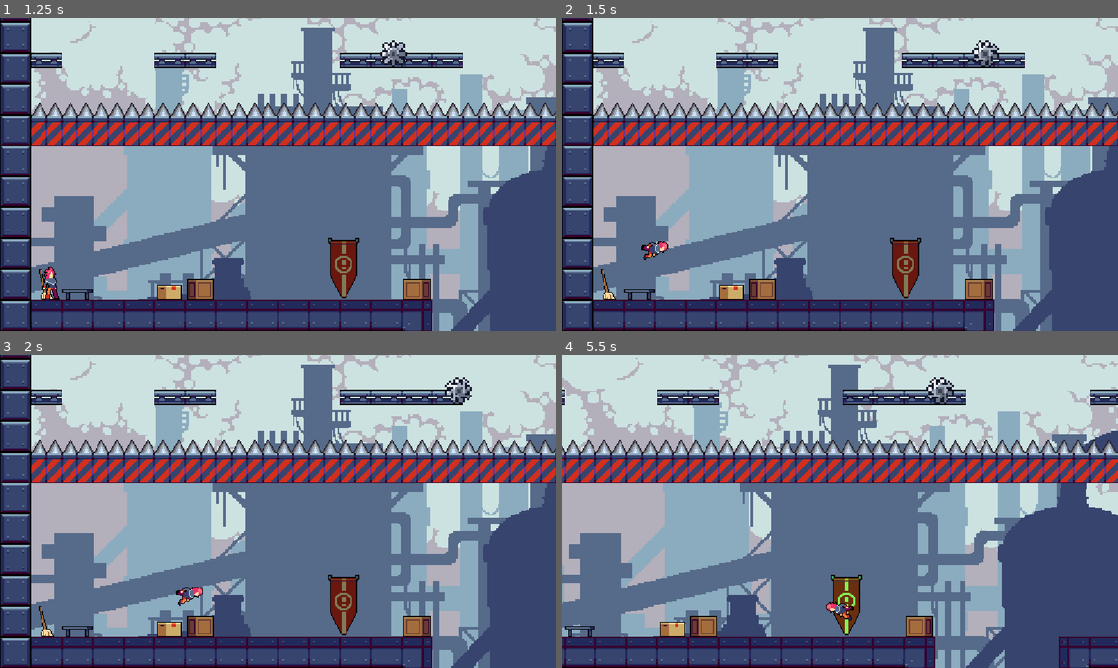
Above: before the commit, frames 1-4 (two rows, left to right).
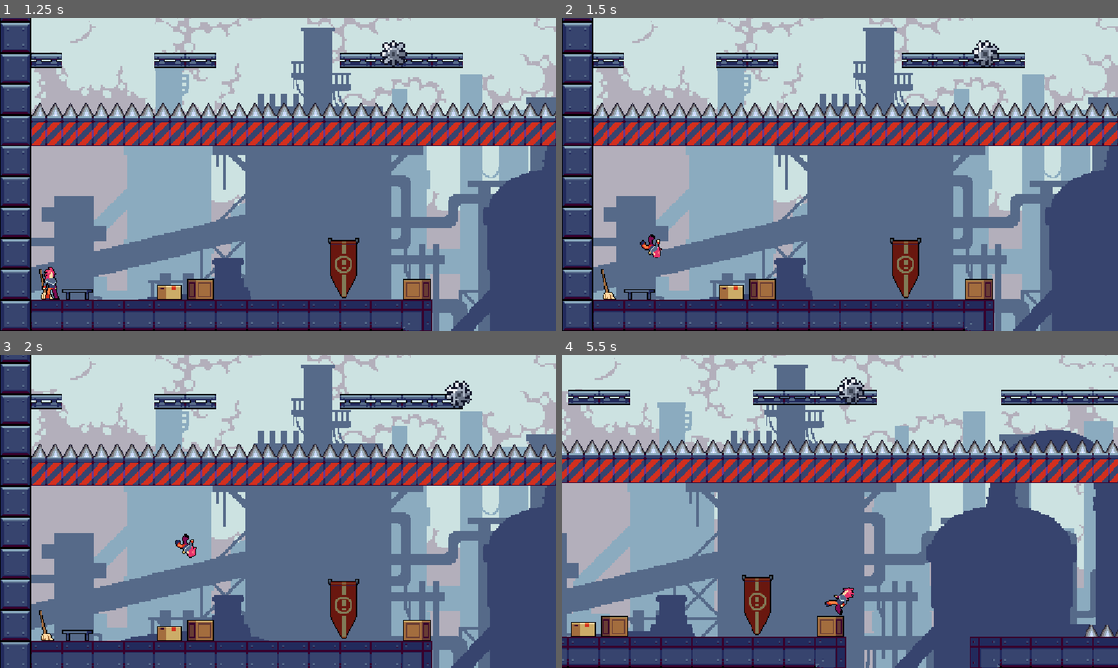
Above: after the commit, the same moments.

Repository: Carlos-Robrt-S/Plataformer-2D-GameDev
Game: Godot game, scene res://Scenes/Paneis/menu.tscn
Two runs of this game, one before a commit and one after it. Both use one fixed random seed, a clock stepped at 60 frames per second and the inputs below.
Inputs:
- Up to frame 1 (1.25 s): click "Iniciar" at 0.5 s
- Up to frame 2 (1.5 s): hold D (direita) from 1.28 s (still down); tap W (pular) at 1.35 s
- Up to frame 3 (2 s): keep holding D (direita); tap W (pular) at 1.52, 1.82 s
- Up to frame 4 (5.5 s): tap W (pular) at 2.1, 2.27, 2.57, 2.85, 3.6, 3.77, 4.07, 4.35, 4.52, 4.82, 5.1, 5.27 s; release D (direita) at 2.78 s; hold A (esquerda) 2.78-3.53 s; hold D (direita) 3.53-5.03 s; hold A (esquerda) from 5.03 s (still down)

Frame 1 is identical in both runs. In frame 2, 0.2% of the frame differs, in the area x 14-20%, y 69-78%; in frame 3, 18%; in frame 4, 51%, in the area x 0-100%, y 0-100%.

Commit message:
adiciona pulo duplo

Diff:
--- a/plataform/Scenes/jogador.tscn
+++ b/plataform/Scenes/jogador.tscn
@@ -5,6 +5,8 @@
 [ext_resource type="Texture2D" uid="uid://cymuo62bcvhp6" path="res://Assets/characters/2 Punk/Punk_idle.png" id="3_em14g"]
 [ext_resource type="Texture2D" uid="uid://cwvxo48wekrfy" path="res://Assets/characters/2 Punk/Punk_doublejump.png" id="4_wynnb"]
 [ext_resource type="Texture2D" uid="uid://bhr1m6o73at0u" path="res://Assets/characters/2 Punk/Punk_wall_jump.png" id="5_1romf"]
+[ext_resource type="AudioStream" uid="uid://0bamrvwhglul" path="res://Assets/audio/sfx/jump.wav" id="6_y6kko"]
+[ext_resource type="AudioStream" uid="uid://bvtv554pirvyw" path="res://Assets/audio/sfx/dashwoosh.wav" id="7_xse76"]
 
 [sub_resource type="RectangleShape2D" id="RectangleShape2D_ktxv1"]
 size = Vector2(19, 33)
@@ -179,3 +181,11 @@
 [node name="RayEsquerda" type="RayCast2D" parent="." unique_id=1967131179]
 position = Vector2(0, 2)
 target_position = Vector2(-13, 0)
+
+[node name="SomPulo" type="AudioStreamPlayer" parent="." unique_id=1585261763]
+stream = ExtResource("6_y6kko")
+bus = &"SFX"
+
+[node name="SomPuloDuplo" type="AudioStreamPlayer" parent="." unique_id=259766143]
+stream = ExtResource("7_xse76")
+bus = &"SFX"
--- a/plataform/Scripts/jogador.gd
+++ b/plataform/Scripts/jogador.gd
@@ -6,10 +6,25 @@
 @onready var rayD: RayCast2D = $RayDireita
 @onready var rayE: RayCast2D = $RayEsquerda
 
+@onready var som_pulo: AudioStreamPlayer = $SomPulo
+@onready var som_duplo: AudioStreamPlayer = $SomPuloDuplo
+
 const SPEED: float = 200
 const JUMP_VELOCITY: float = -350.0
 const ACC_ON_WALL: float = 200
 const WALL_JUMP_VELOCITY: Vector2 = Vector2(SPEED, JUMP_VELOCITY)
+
+
+const MAX_PULOS: int = 2
+const FORCA_PULO_DUPLO: float = 0.85   # o 2o pulo e um pouco mais curto
+const COYOTE_TIME: float = 0.1
+const JUMP_BUFFER_TIME: float = 0.1
+
+var pulos_restantes: int = MAX_PULOS
+var coyote_timer: float = 0.0
+var buffer_timer: float = 0.0
+var giro: Tween
+
 
 var timer: Timer
 var is_jumping: bool
@@ -24,6 +39,13 @@
 	timer.timeout.connect(timeout)
 
 func _physics_process(delta: float) -> void:
+
+	coyote_timer = maxf(coyote_timer - delta, 0.0)
+	buffer_timer = maxf(buffer_timer - delta, 0.0)
+
+	# Toda vez que o jogador aperta, a intencao fica guardada no buffer.
+	if Input.is_action_just_pressed("pular"):
+		buffer_timer = JUMP_BUFFER_TIME
 
 	if not is_on_floor():
 		if (rayD.is_colliding() or rayE.is_colliding()) and velocity.y >= 0:
@@ -47,9 +69,12 @@
 		is_sliding = false
 		is_jumping = false
 
-	# Handle jump.
-	if Input.is_action_just_pressed("pular") and is_on_floor():
-		velocity.y = JUMP_VELOCITY
+		pulos_restantes = MAX_PULOS    # no chao, os pulos recarregam
+		coyote_timer = COYOTE_TIME
+
+	#no ar, gasta o 2o pulo
+	if buffer_timer > 0.0 and pulos_restantes > 0:
+		pular(coyote_timer <= 0.0)
 
 	# Get the input direction and handle the movement/deceleration.
 	# As good practice, you should replace UI actions with custom gameplay actions.
@@ -79,17 +104,48 @@
 
 
 func check_jump_wall(direction: int) -> bool:
-	if Input.is_action_just_pressed("pular"):
-		velocity.y = WALL_JUMP_VELOCITY.y
-		velocity.x = WALL_JUMP_VELOCITY.x * direction
-		is_wall_jumping = true
-		timer.start(0.2)
-		return true
+	if buffer_timer <= 0.0:
+		return false
 
-	return false
+	velocity.y = WALL_JUMP_VELOCITY.y
+	velocity.x = WALL_JUMP_VELOCITY.x * direction
+	is_wall_jumping = true
+
+	pulos_restantes = MAX_PULOS - 1   # a parede devolve o pulo duplo
+	buffer_timer = 0.0                # consome a entrada
+	coyote_timer = 0.0
+
+	timer.start(0.2)
+	som_pulo.play()
+	return true
 
 func timeout():
 	is_wall_jumping = false
 
 func die():
 	died.emit()
+
+func pular(duplo: bool) -> void:
+	if duplo:
+		velocity.y = JUMP_VELOCITY * FORCA_PULO_DUPLO
+		pulos_restantes = 0
+		girar_sprite()
+		som_duplo.play()
+	else:
+		velocity.y = JUMP_VELOCITY
+		pulos_restantes = MAX_PULOS - 1
+		som_pulo.play()
+
+	is_jumping = true
+	buffer_timer = 0.0      # consome a entrada, para nao pular duas vezes
+	coyote_timer = 0.0      # e fecha a janela de perdao
+
+func girar_sprite() -> void:
+	if giro != null and giro.is_valid():
+		giro.kill()
+
+	sprite.rotation = 0.0
+	var sentido: float = -1.0 if sprite.flip_h else 1.0
+	giro = create_tween()
+	giro.tween_property(sprite, "rotation", sentido * TAU, 0.3)
+	giro.tween_callback(func() -> void: sprite.rotation = 0.0)
